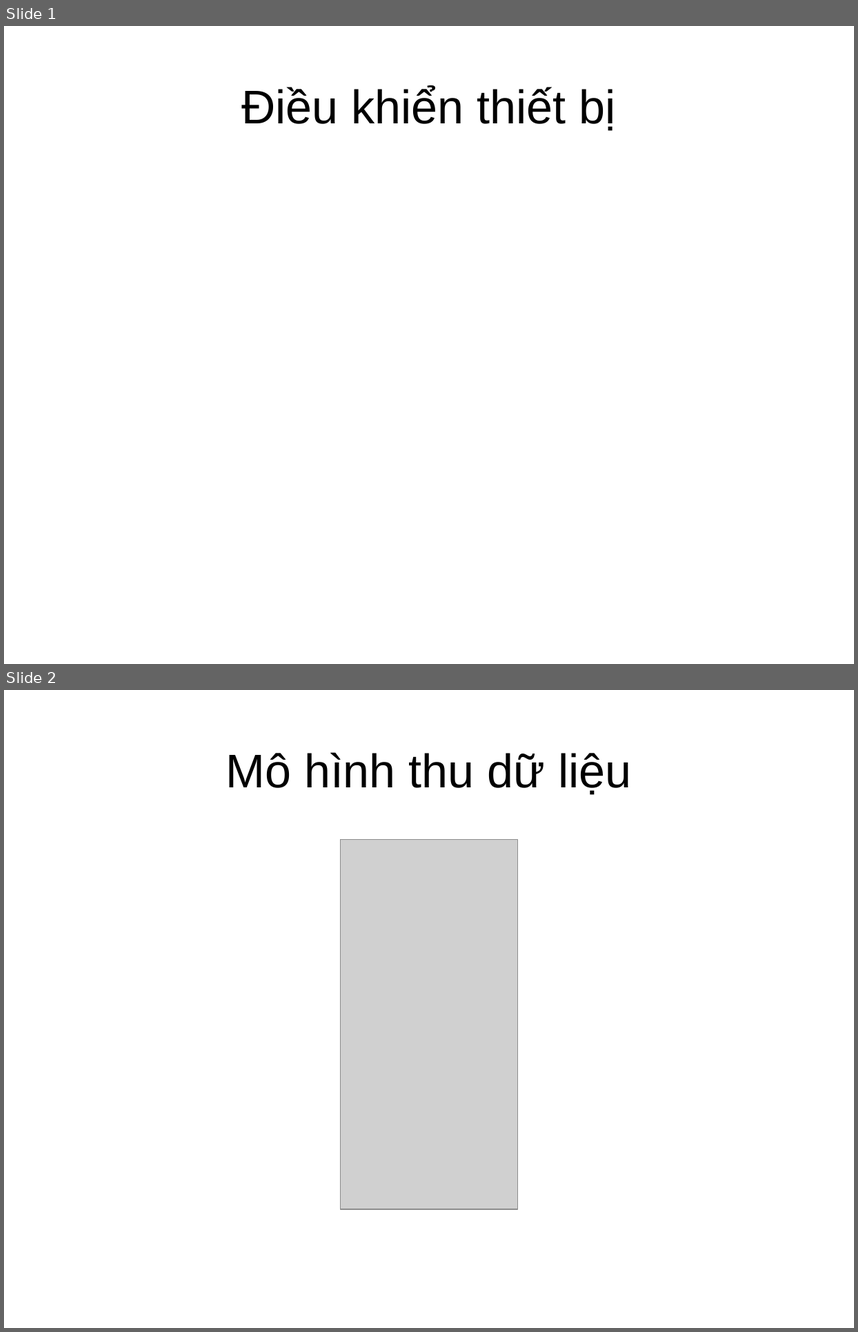
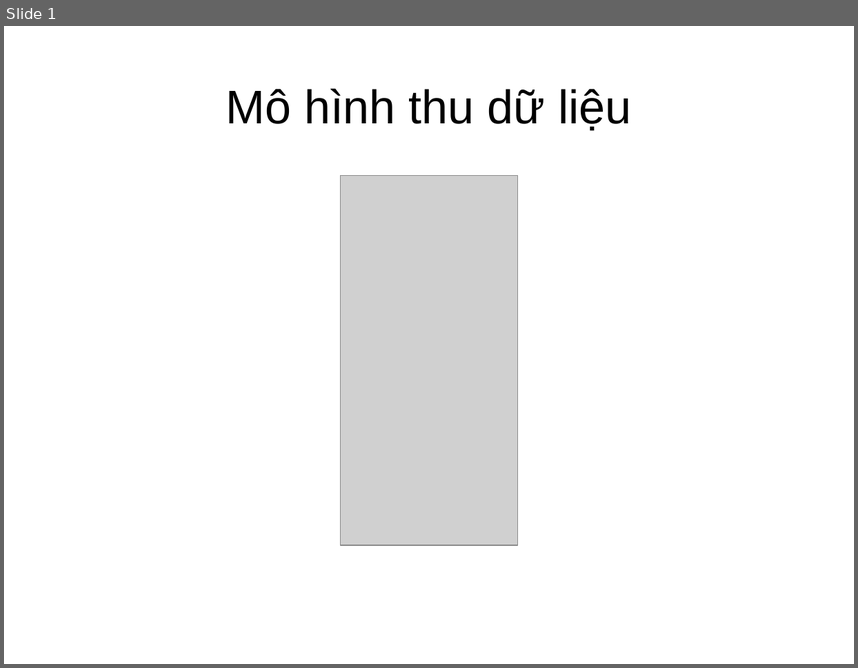
Before and after one commit to OLP-FOSS/OLP-FOSS-2018, a slide deck: bkm3t_DHBKHN/service_predict/slide.odp. Shown one above the other, each under a label of ours: slides 1 and 2 before the commit, slide 1 after it. The pictures are 858x1332 and 858x668 pixels, drawn with LibreOffice and Linux fonts; fonts in the diff are those of the drawing; grey boxes stand for pictures. Boxes give left, top, right and bottom in pixels: in the first picture for what was removed or moved away, otherwise in the second. Text is boxed around its words. In the diff, an @@ line names an element or a change of style, - is before the commit and + after.

```diff
--- a/bkm3t_DHBKHN/service_predict/slide.odp
+++ b/bkm3t_DHBKHN/service_predict/slide.odp
@@ slide 1 removed at [4, 26, 854, 664], background #FFFFFF @@
@@ title removed at [241, 85, 615, 131] @@
-Điều khiển thiết bị
@@ what was slide 2 is now slide 1 @@
```
Also in this commit, not shown: 5 other files.
